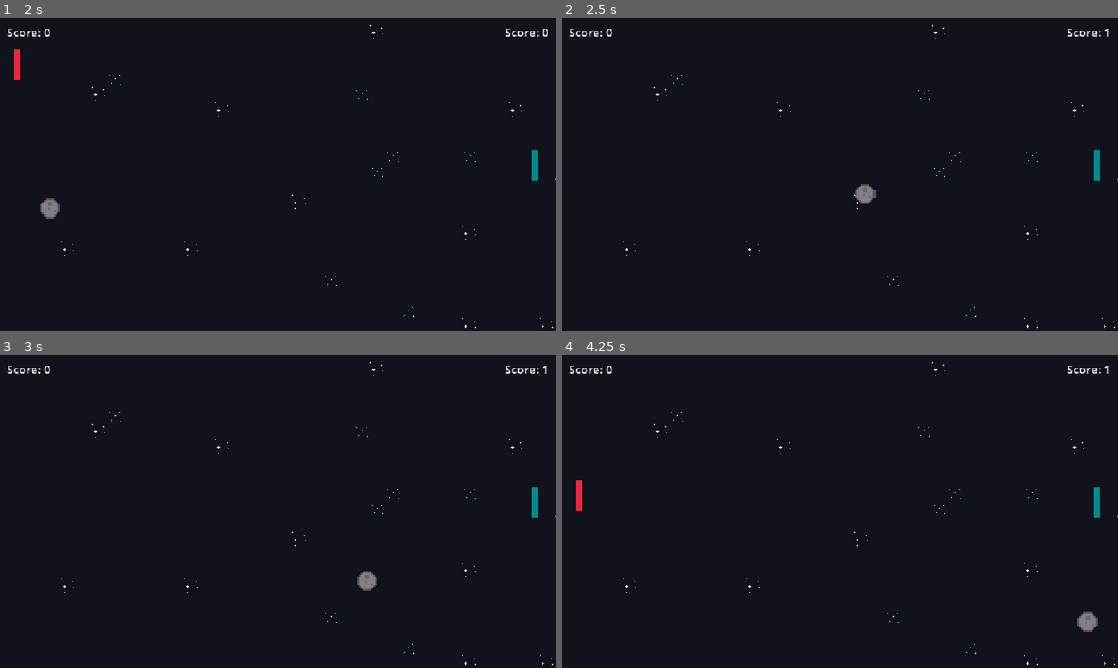
Above: before the commit, frames 1-4 (two rows, left to right).
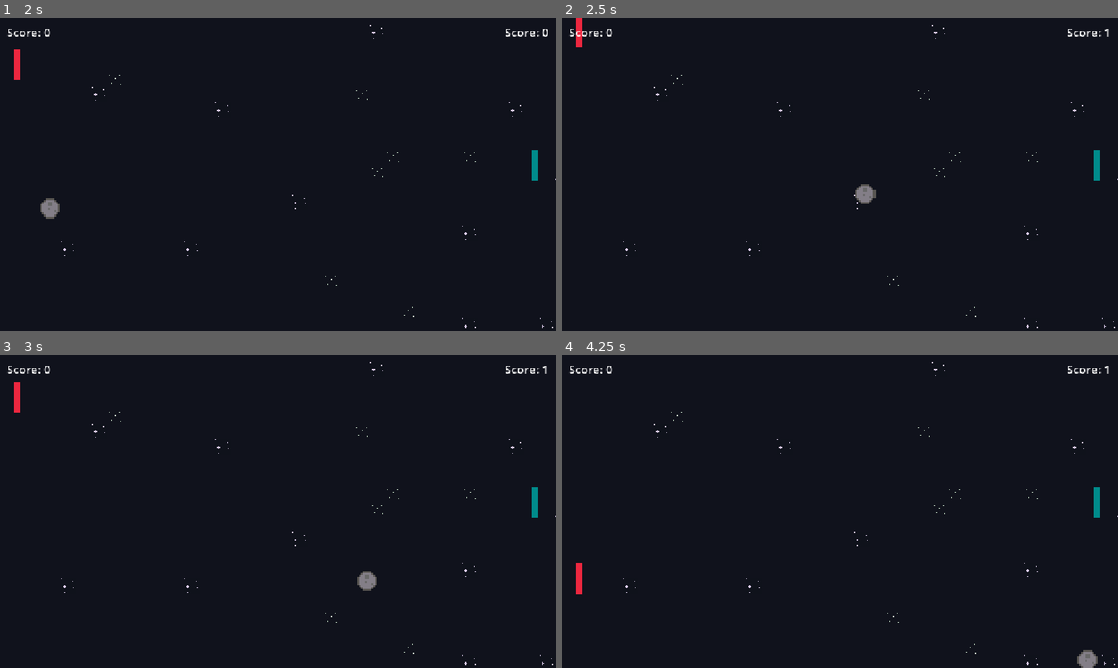
Above: after the commit, the same moments.

Repository: Shaedow2000/Pong-Godot
Game: Godot game, scene res://scenes/main.tscn
Two runs of this game, one before a commit and one after it. Both use one fixed random seed, a clock stepped at 60 frames per second and the inputs below.
Inputs:
- Up to frame 1 (2 s): click "Start" at 0.5 s; hold W (move_up_a) from 1.28 s (still down)
- Up to frame 2 (2.5 s): keep holding W (move_up_a)
- Up to frame 3 (3 s): release W (move_up_a) at 2.78 s; hold S (move_down_a) from 2.78 s (still down)
- Up to frame 4 (4.25 s): keep holding S (move_down_a)

Frame 1 is identical in both runs. In frame 2, 0.1% of the frame differs, in the area x 2-4%, y 0-10%; in frame 3, 0.1%; in frame 4, 0.6%, in the area x 2-97%, y 40-100%.

Commit message:
feat: add static border walls for player limits

Diff:
--- a/scenes/main.tscn
+++ b/scenes/main.tscn
@@ -22,8 +22,15 @@
 normal = Vector2(0, 1)
 distance = -3.0
 
+[sub_resource type="WorldBoundaryShape2D" id="WorldBoundaryShape2D_saui8"]
+normal = Vector2(0, 1)
+distance = 8.0
+
 [sub_resource type="WorldBoundaryShape2D" id="WorldBoundaryShape2D_c044d"]
 distance = -2.0
+
+[sub_resource type="WorldBoundaryShape2D" id="WorldBoundaryShape2D_rgvmj"]
+distance = 43.0
 
 [sub_resource type="WorldBoundaryShape2D" id="WorldBoundaryShape2D_qs8gw"]
 normal = Vector2(1, 0)
@@ -58,12 +65,22 @@
 position = Vector2(-3, 11)
 shape = SubResource("WorldBoundaryShape2D_irq48")
 
+[node name="StaticBody2D" type="StaticBody2D" parent="Borders/Top" unique_id=1009060594]
+
+[node name="CollisionShape2D" type="CollisionShape2D" parent="Borders/Top/StaticBody2D" unique_id=1542525391]
+shape = SubResource("WorldBoundaryShape2D_saui8")
+
 [node name="Bottom" type="Area2D" parent="Borders" unique_id=649125084]
 position = Vector2(289, 378)
 
 [node name="CollisionShape2D" type="CollisionShape2D" parent="Borders/Bottom" unique_id=916488613]
 position = Vector2(-9, -45)
 shape = SubResource("WorldBoundaryShape2D_c044d")
+
+[node name="StaticBody2D" type="StaticBody2D" parent="Borders/Bottom" unique_id=1647562702]
+
+[node name="CollisionShape2D" type="CollisionShape2D" parent="Borders/Bottom/StaticBody2D" unique_id=1855771169]
+shape = SubResource("WorldBoundaryShape2D_rgvmj")
 
 [node name="Left" type="Area2D" parent="Borders" unique_id=1731619176]
 position = Vector2(-4, 192)
